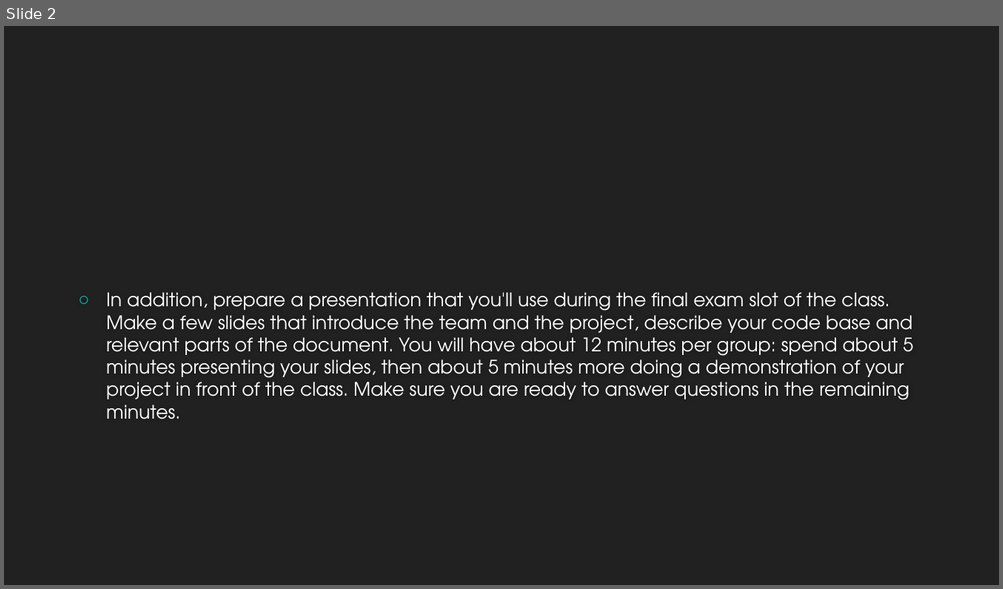
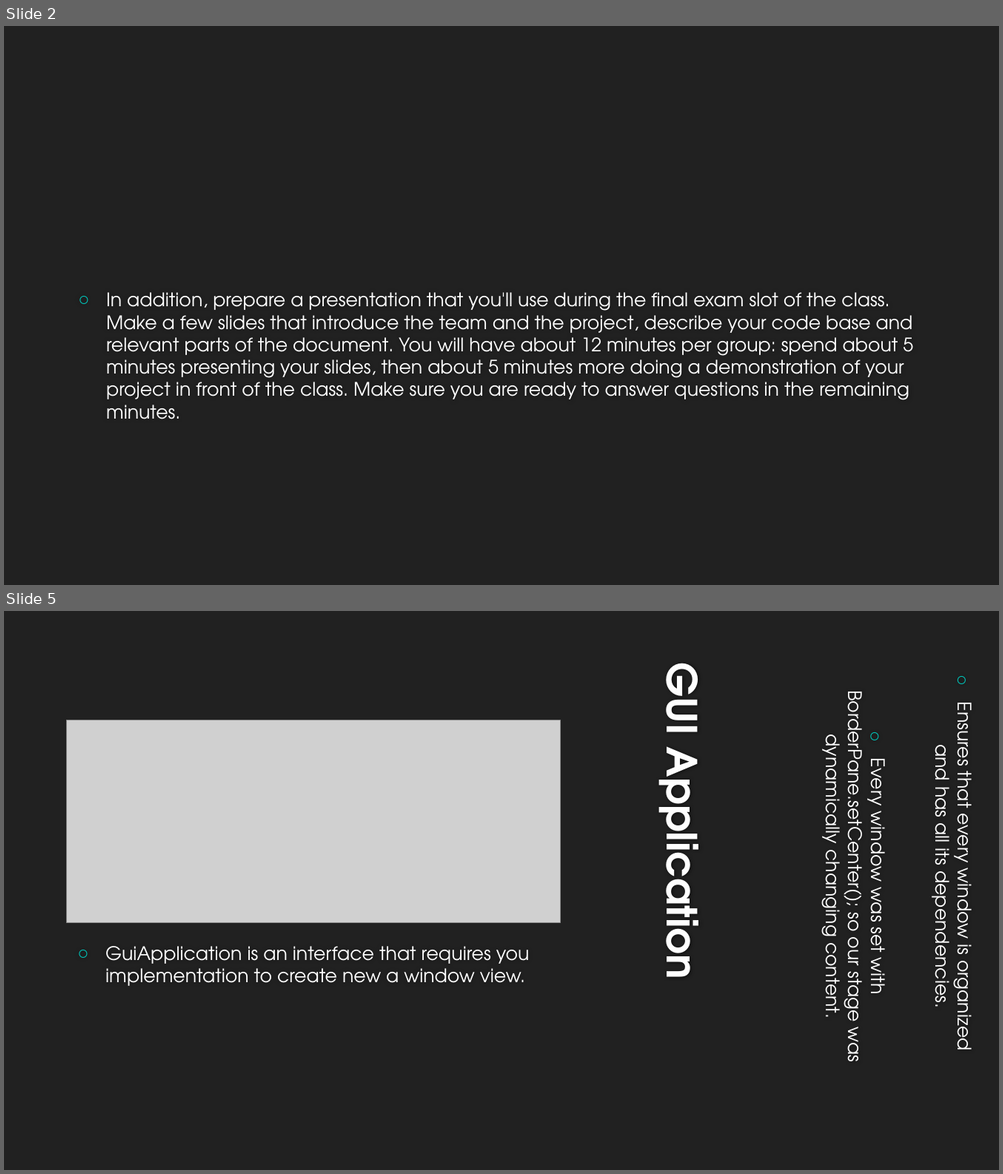
Before and after one commit to recursor94/CSC-380-Project, a slide deck: CSC380 Final Presentation.pptx. Shown one above the other, each under a label of ours: slide 2 before the commit, slides 2 and 5 after it; the slides between them are not shown. The pictures are 1003x589 and 1003x1174 pixels, drawn with LibreOffice and Linux fonts; fonts in the diff are those of the drawing; grey boxes stand for pictures; background and template pictures are left out. Boxes give left, top, right and bottom in pixels: in the first picture for what was removed or moved away, otherwise in the second. Text is boxed around its words. In the diff, an @@ line names an element or a change of style, - is before the commit and + after.

```diff
--- a/CSC380 Final Presentation.pptx
+++ b/CSC380 Final Presentation.pptx
@@ slide 5 added at bbox=[4, 611, 999, 1170], background #212121 @@
@@ title added at bbox=[648, 669, 719, 972], 40 pt, text #FEFEFE, bold @@
+GUI Application
@@ picture added at bbox=[67, 721, 560, 923] @@
@@ text added at bbox=[817, 708, 980, 1062], 18 pt, text #FFFFFF @@
+○ Ensures that every window is organized and has all its dependencies.
+○ Every window was set with BorderPane.setCenter(); so our stage was dynamically changing content.
@@ text added at bbox=[105, 946, 529, 986], 18 pt, text #FFFFFF @@
+○ GuiApplication is an interface that requires you implementation to create new a window view.
```
Also in this commit, not shown: 1 slide changed, 4 other slides added, 1 slide removed, 1 other file.
